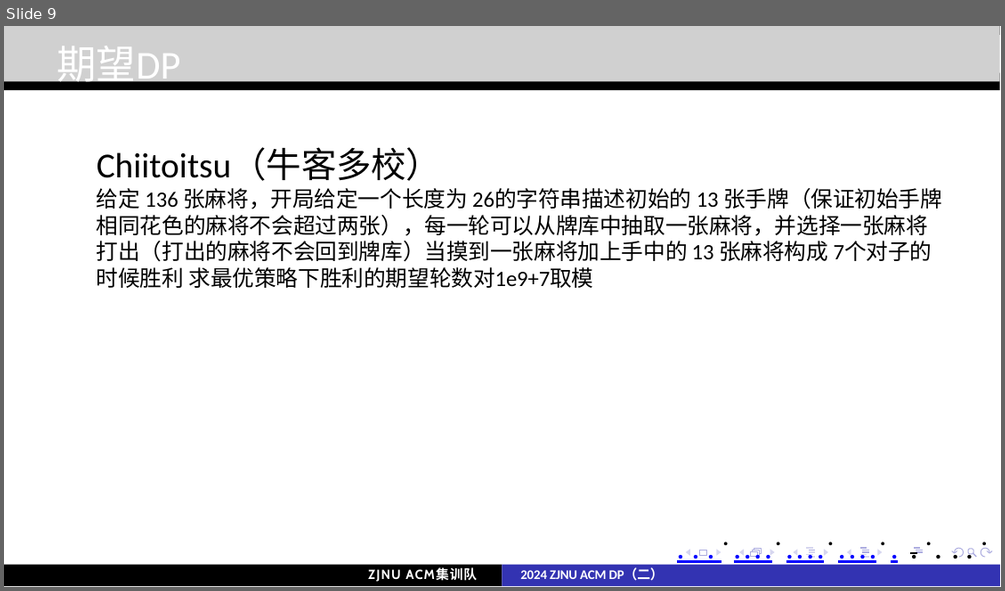
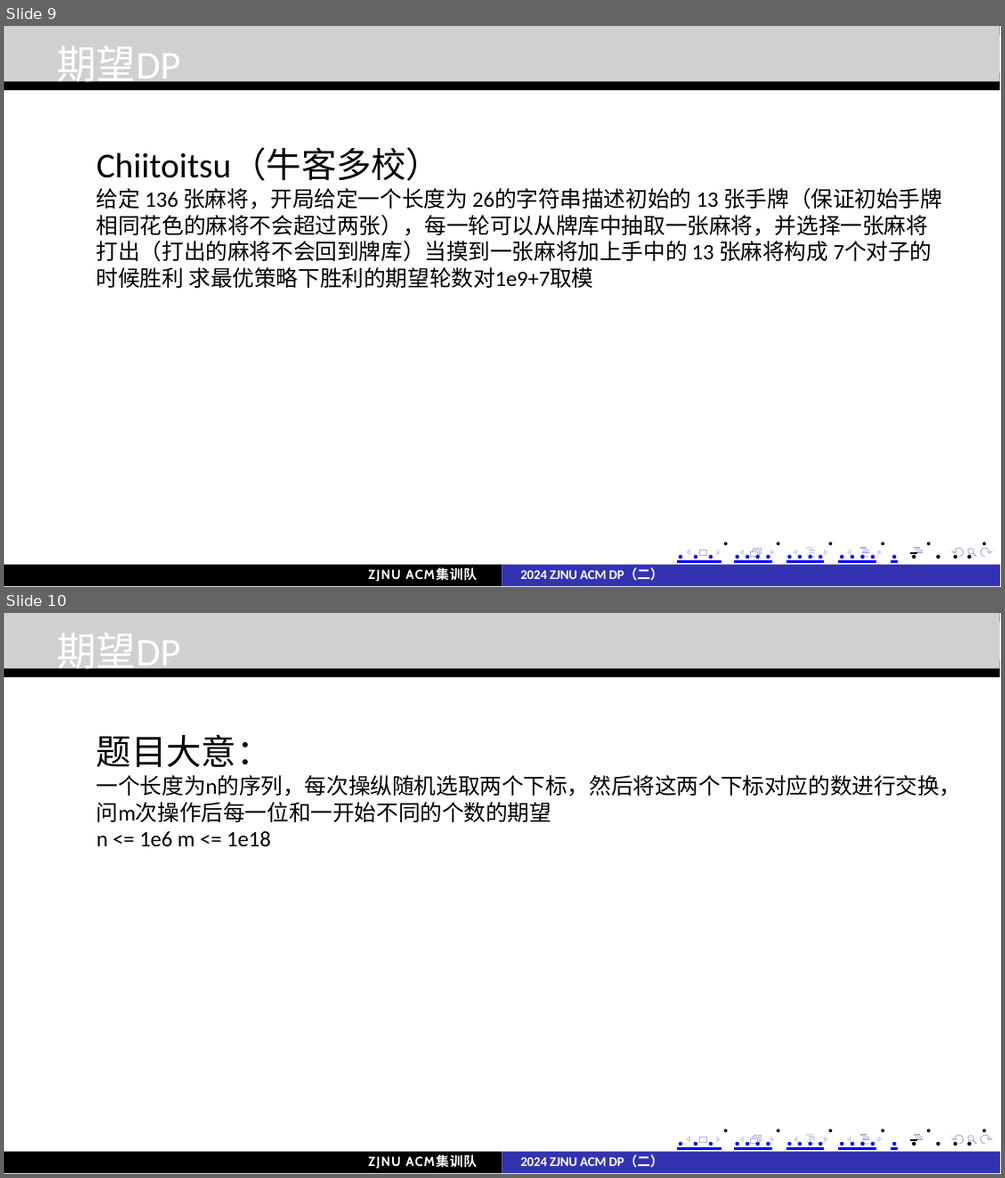
Before and after one commit to john1234567891011121314/moban, a slide deck: acm/讲课·dp/DP（二）.pptx. Shown one above the other, each under a label of ours: slide 9 before the commit, slides 9 and 10 after it. The pictures are 1005x591 and 1005x1178 pixels, drawn with LibreOffice and Linux fonts; fonts in the diff are those of the drawing; grey boxes stand for pictures. Boxes give left, top, right and bottom in pixels: in the first picture for what was removed or moved away, otherwise in the second. Text is boxed around its words. In the diff, an @@ line names an element or a change of style, - is before the commit and + after.

```diff
--- a/acm/讲课·dp/DP（二）.pptx
+++ b/acm/讲课·dp/DP（二）.pptx
@@ slide 10 added at (x1=4, y1=613, x2=1001, y2=1174), background #FFFFFF; not listed: 30 template elements that a slide beside it also shows @@
@@ picture added at (x1=4, y1=613, x2=999, y2=668) @@
@@ text added at (x1=57, y1=633, x2=180, y2=675), 18 pt, text #FFFFFF @@
+期望DP
@@ text added at (x1=97, y1=734, x2=962, y2=847), 10 pt, text #000000 @@
+题目大意：
+一个长度为n的序列，每次操纵随机选取两个下标，然后将这两个下标对应的数进行交换，问m次操作后每一位和一开始不同的个数的期望
+n <= 1e6 m <= 1e18
@@ freeform shape added at (x1=4, y1=1151, x2=502, y2=1174), fill #000000 @@
@@ text added at (x1=368, y1=1154, x2=477, y2=1168), 6 pt, text #FFFFFF, bold @@
+ZJNU ACM集训队
@@ freeform shape added at (x1=502, y1=1151, x2=999, y2=1174), fill #3333B2 @@
@@ text added at (x1=520, y1=1154, x2=663, y2=1167), 12 pt, text #0000FF, bold @@
+. . . ................. . .. . . .
+2024 ZJNU ACM DP（二）
```
Also in this commit, not shown: 3 other slides added, 1 other file.
